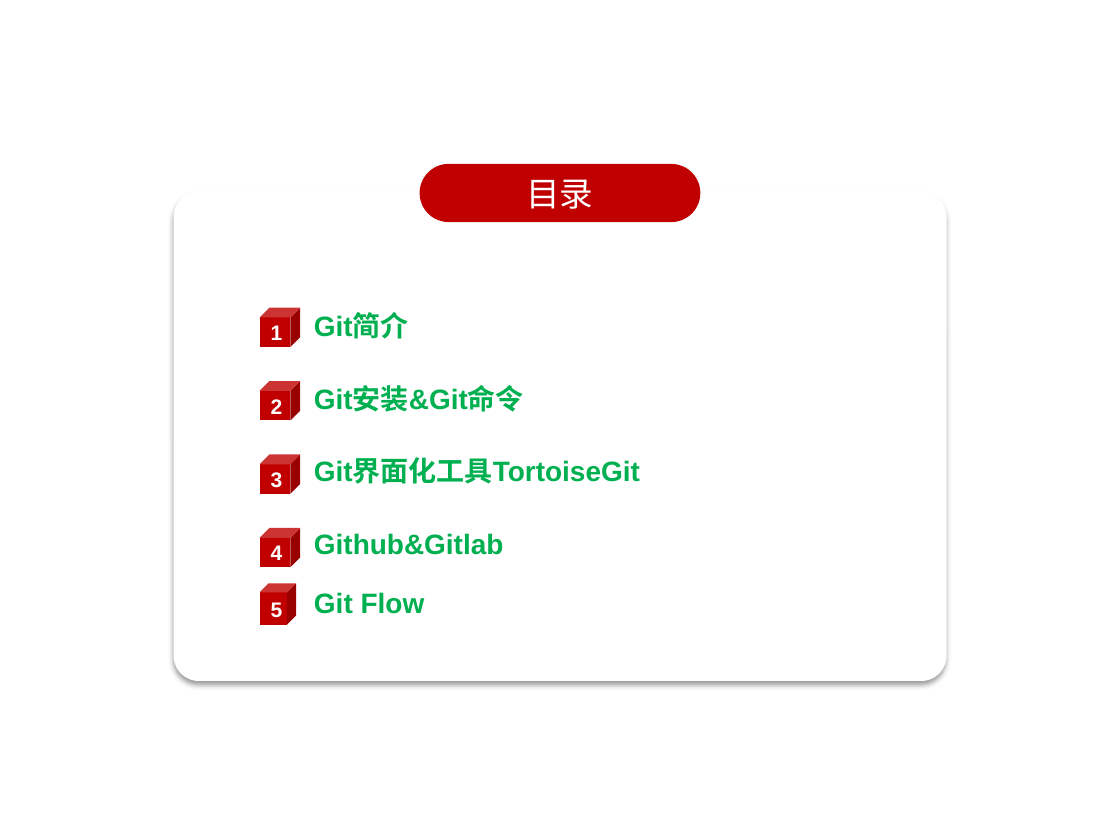
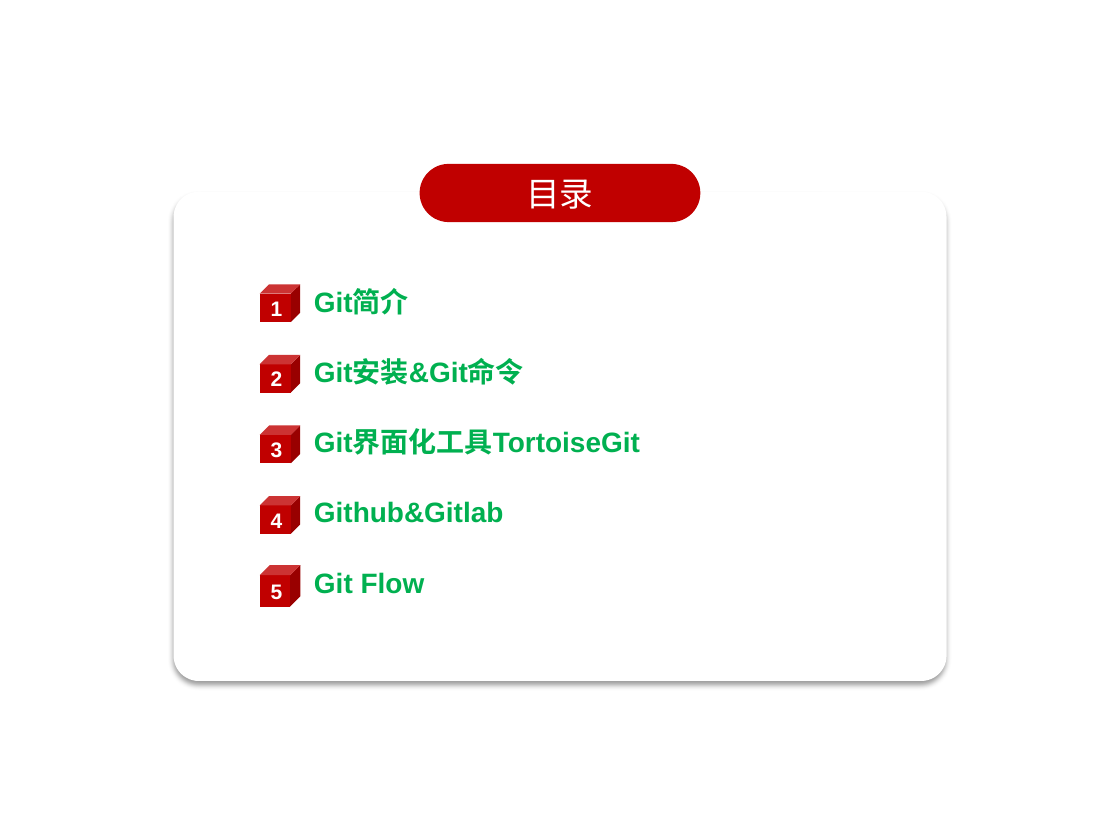
Before and after one commit to guigevip/gjhdemo, a slide deck: slide 2 of gjhDemo/git.pptx. Drawn at 1120x840 pixels with LibreOffice and Linux fonts; fonts in the diff are those of the drawing; background and template pictures are left out. Boxes give left, top, right and bottom in pixels: in the first picture for what was removed or moved away, otherwise in the second. Text is boxed around its words. In the diff, an @@ line names an element or a change of style, - is before the commit and + after.

Commit message:
hkdhfkhdfk

```diff
--- a/gjhDemo/git.pptx
+++ b/gjhDemo/git.pptx
@@ 2 texts, 2 cubes: place and size @@
-2 texts, 2 cubes at [260, 308, 524, 420]
+2 texts, 2 cubes at [260, 284, 524, 393]
@@ 2 texts, 2 cubes: place and size @@
-2 texts, 2 cubes at [260, 455, 640, 567]
+2 texts, 2 cubes at [260, 426, 640, 534]
@@ cube "5": place and size @@
-cube "5" at [260, 584, 297, 625]
+cube "5" at [260, 566, 300, 607]
@@ text "Git Flow": place and size @@
-text "Git Flow" at [314, 592, 425, 614]
+text "Git Flow" at [314, 572, 425, 594]
```
